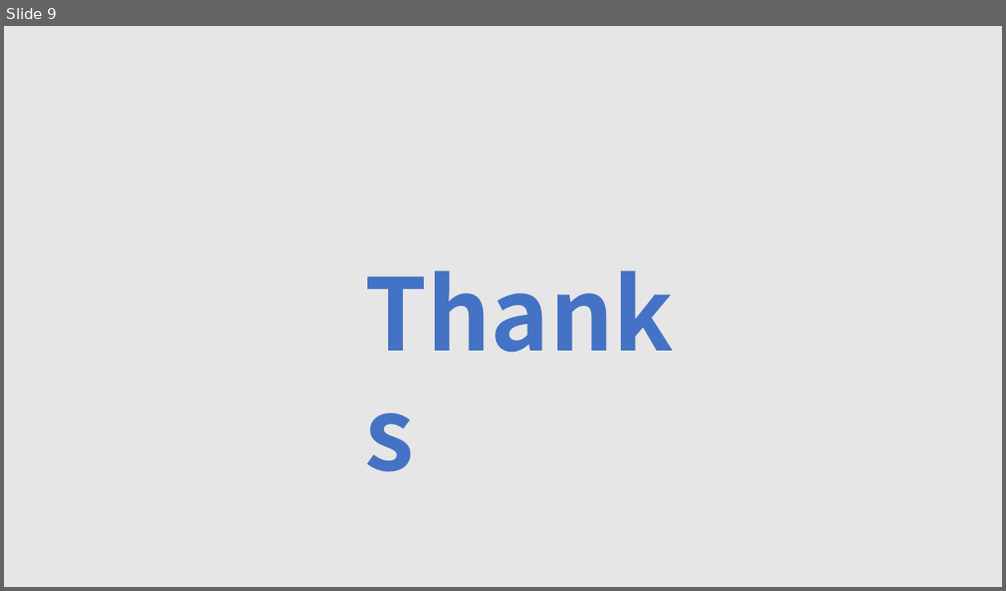
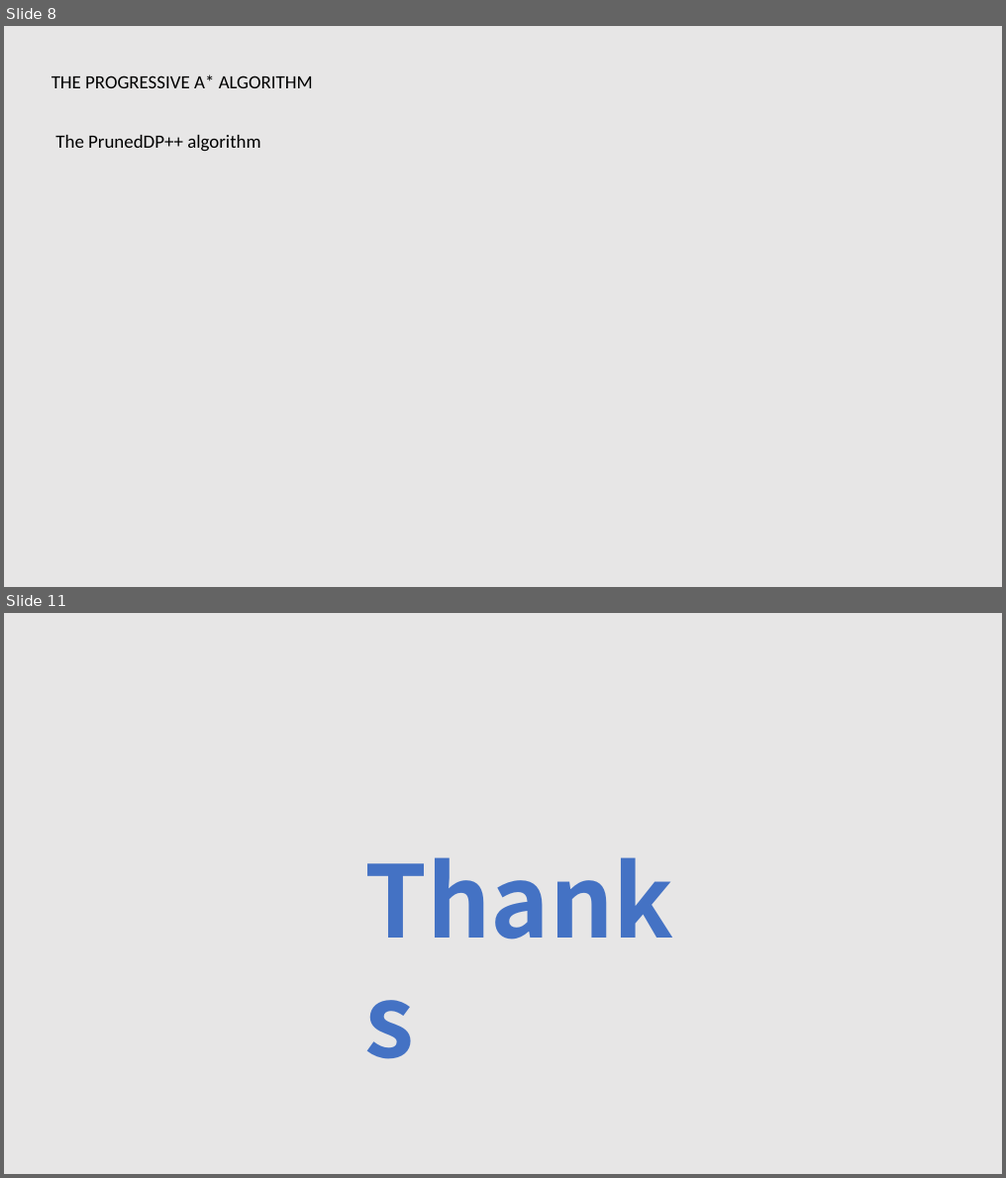
Before and after one commit to tianzhuwei/PPT, a slide deck: Efficient and Progressive GST Search.pptx. Shown one above the other, each under a label of ours: slide 9 before the commit, slides 8 and 11 after it; the slides between them are not shown. The pictures are 1006x591 and 1006x1178 pixels, drawn with LibreOffice and Linux fonts; fonts in the diff are those of the drawing. Boxes give left, top, right and bottom in pixels: in the first picture for what was removed or moved away, otherwise in the second. Text is boxed around its words. In the diff, an @@ line names an element or a change of style, - is before the commit and + after.

```diff
--- a/Efficient and Progressive GST Search.pptx
+++ b/Efficient and Progressive GST Search.pptx
@@ slide 8 added at <box>4,26,1002,587</box>, background #E7E6E6 @@
@@ text added at <box>52,75,313,88</box>, 18 pt, text #000000 @@
+THE PROGRESSIVE A* ALGORITHM
@@ text added at <box>55,135,260,152</box>, 18 pt, text #000000 @@
+The PrunedDP++ algorithm
@@ what was slide 9 is now slide 11 @@
```
Also in this commit, not shown: 4 slides changed, 2 other slides added, 1 slide removed.
